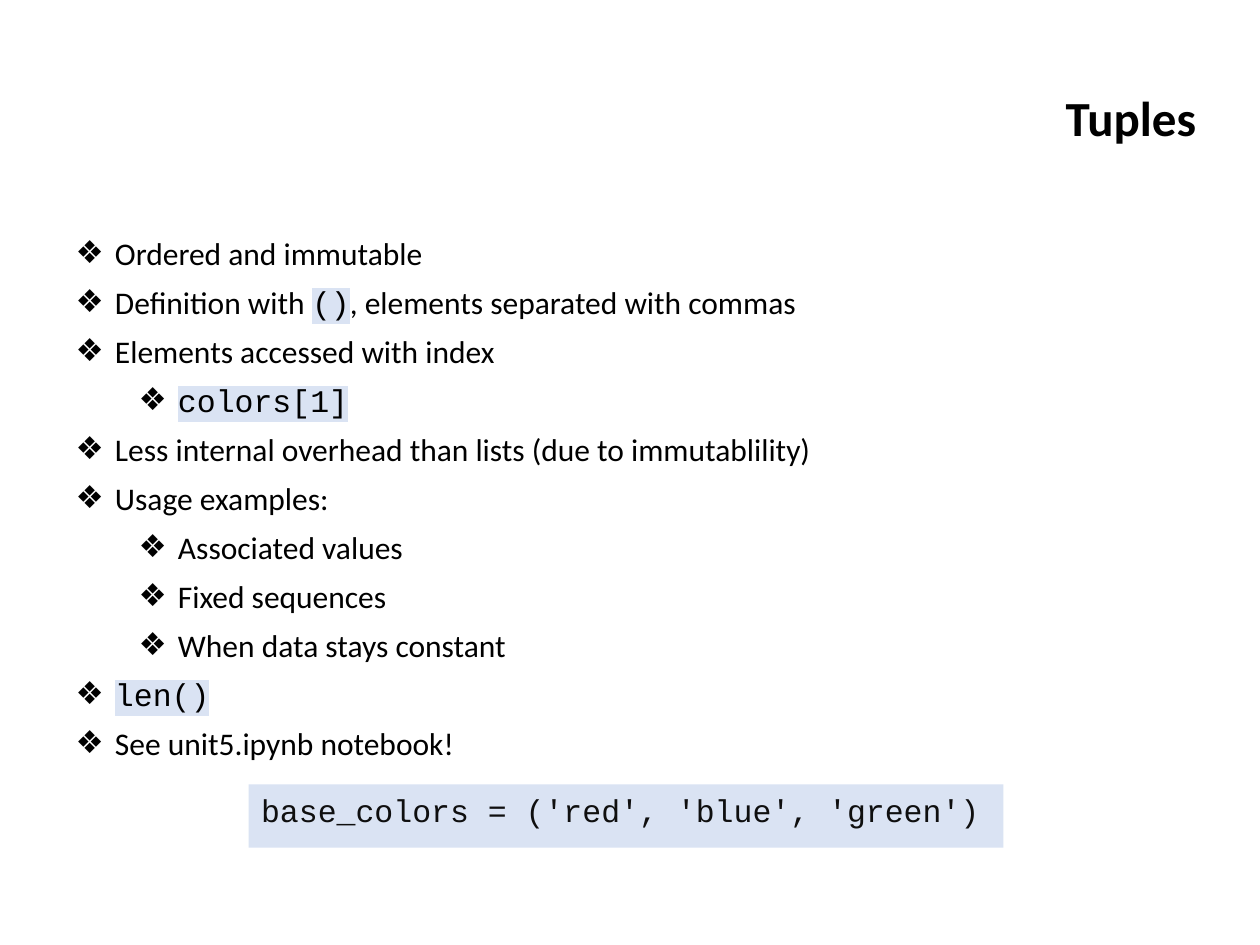
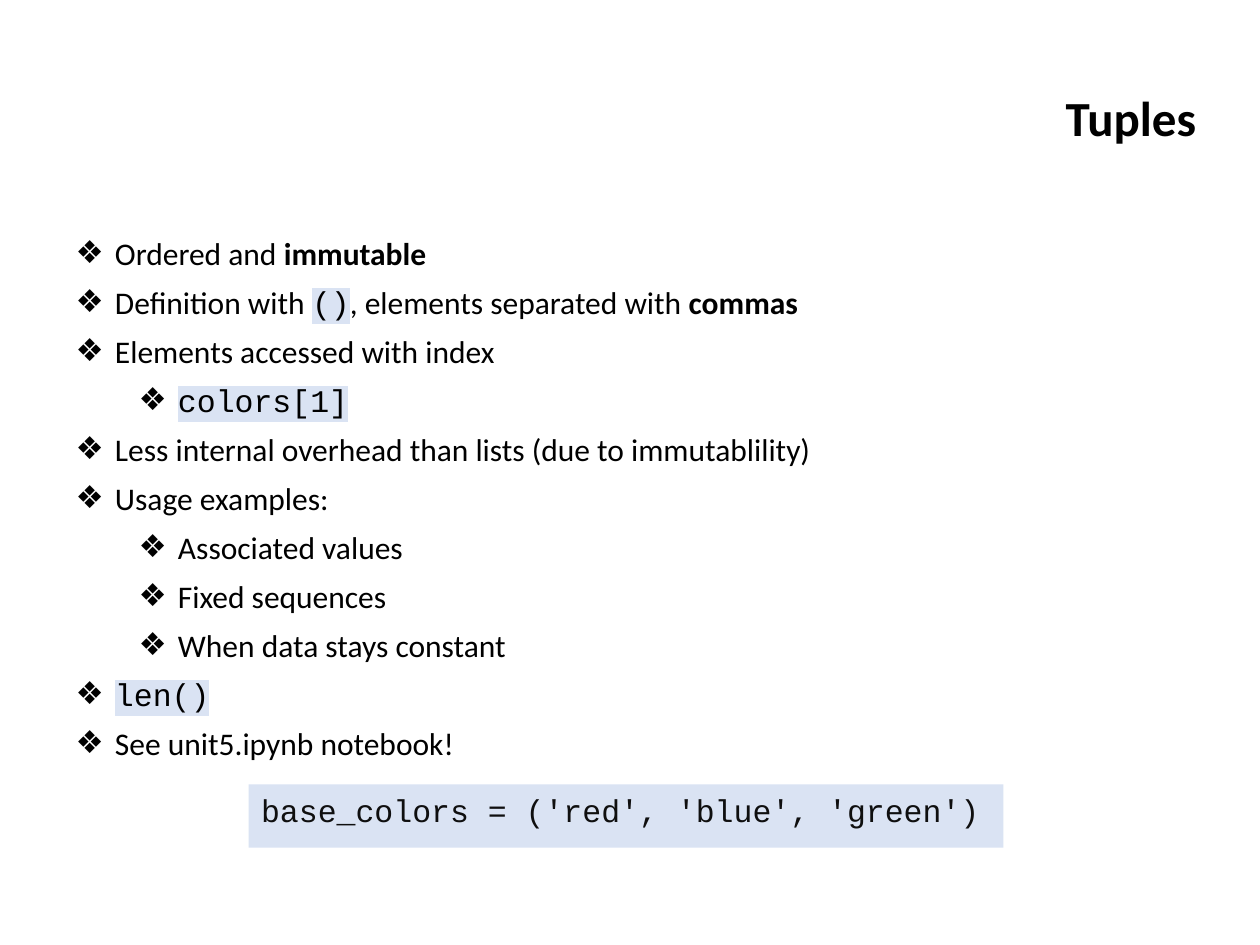
Before and after one commit to ifromm/fcsp, a slide deck: slide 14 of Slides/unit_5_prog_2.pptx. Drawn at 1260x945 pixels with LibreOffice and Linux fonts; fonts in the diff are those of the drawing; background and template pictures are left out. Boxes give left, top, right and bottom in pixels: in the first picture for what was removed or moved away, otherwise in the second. Text is boxed around its words. In the diff, an @@ line names an element or a change of style, - is before the commit and + after.

```diff
--- a/Slides/unit_5_prog_2.pptx
+++ b/Slides/unit_5_prog_2.pptx
@@ text at (115,243,798,319): bold on in "immutable", "commas" @@
```
Also in this commit, not shown: 5 other slides changed.
